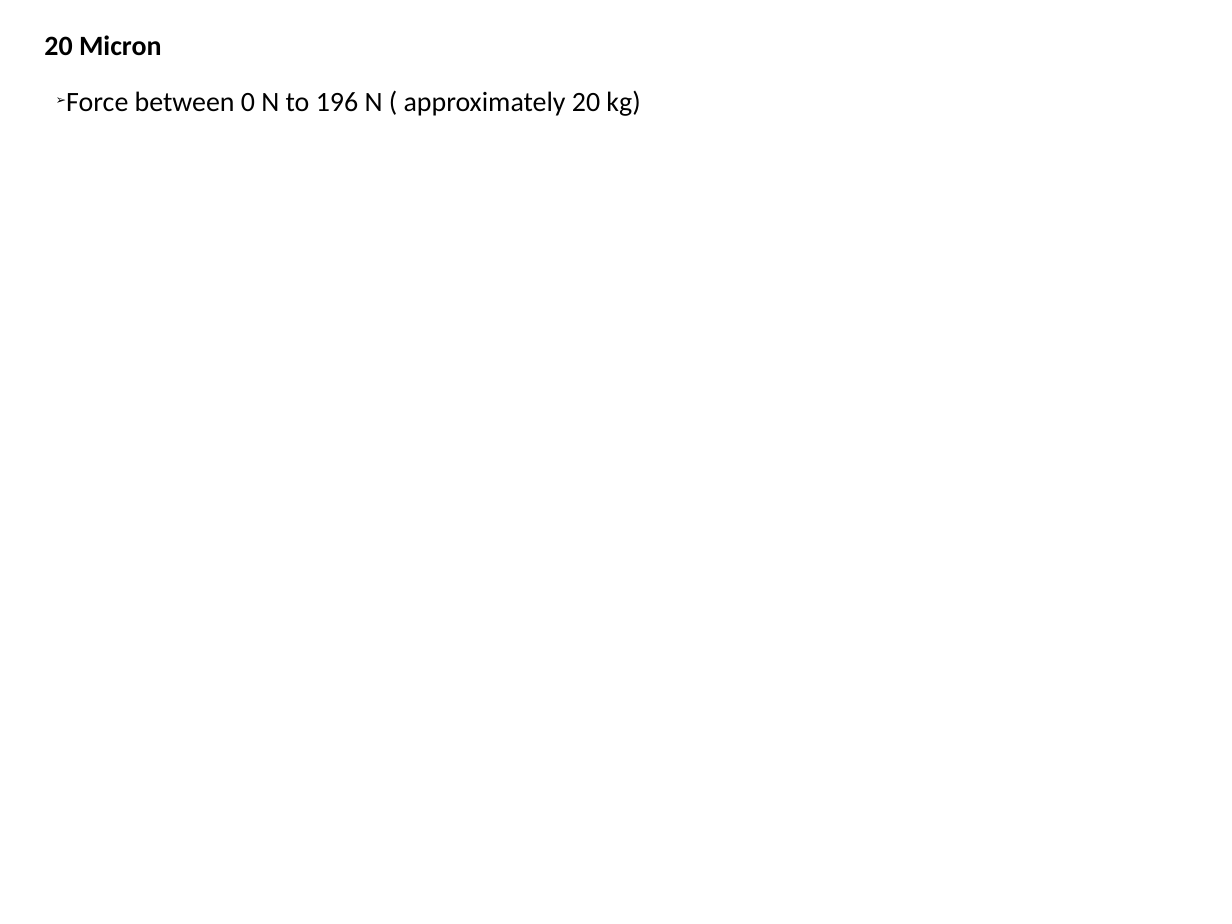
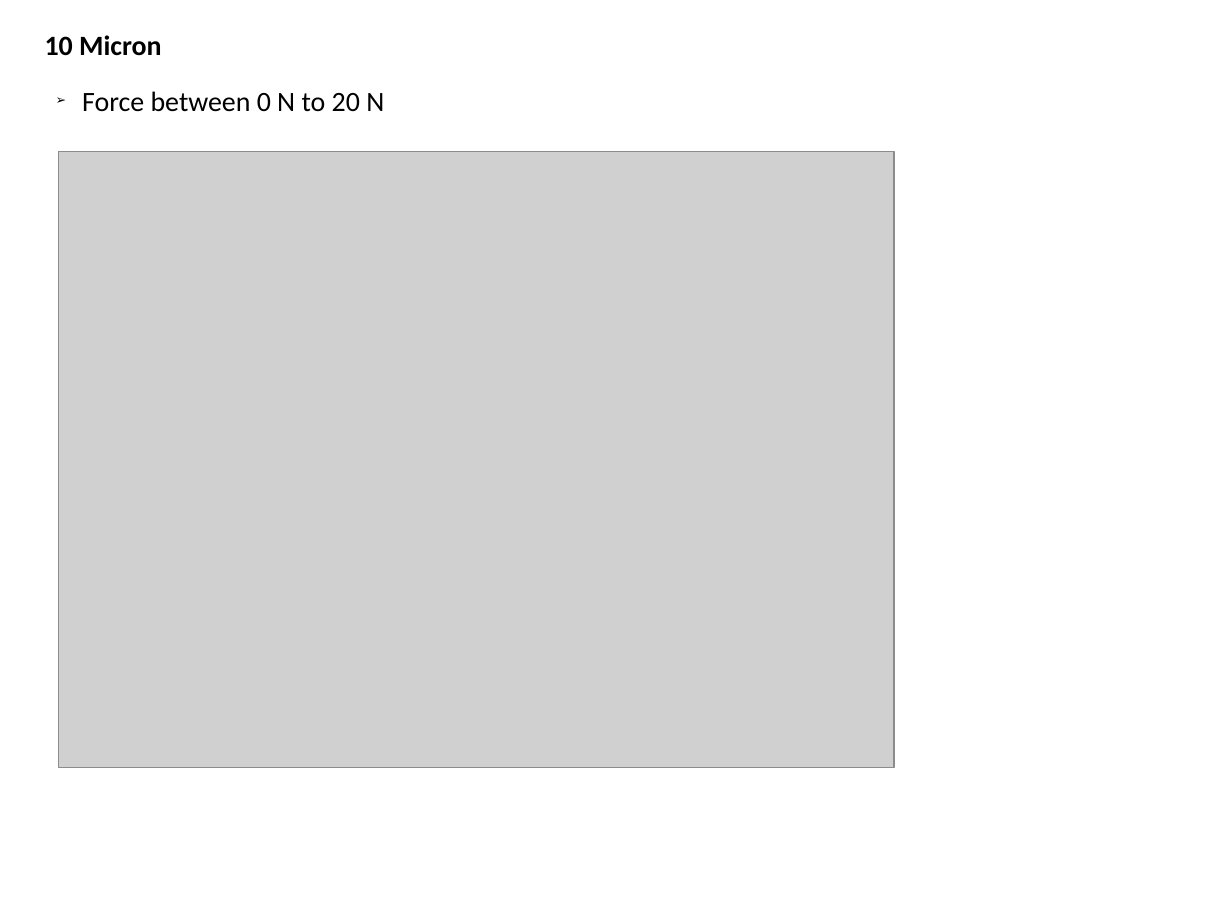
Before and after one commit to handegunduzoz/Bending, a slide deck: slide 9 of Radius of curvature.pptx. Drawn at 1232x924 pixels with LibreOffice and Linux fonts; fonts in the diff are those of the drawing; grey boxes stand for pictures. Boxes give left, top, right and bottom in pixels: in the first picture for what was removed or moved away, otherwise in the second. Text is boxed around its words. In the diff, an @@ line names an element or a change of style, - is before the commit and + after.

```diff
--- a/Radius of curvature.pptx
+++ b/Radius of curvature.pptx
@@ text at (45, 35, 162, 56): text changed @@
-20 Micron
+10 Micron
@@ text at (82, 91, 384, 112): text changed @@
-➢ Force between 0 N to 196 N ( approximately 20 kg)
+➢ Force between 0 N to 20 N
@@ picture added at (59, 152, 894, 768) @@
```
Also in this commit, not shown: 8 other slides changed, 4 slides added, 11 other files.
